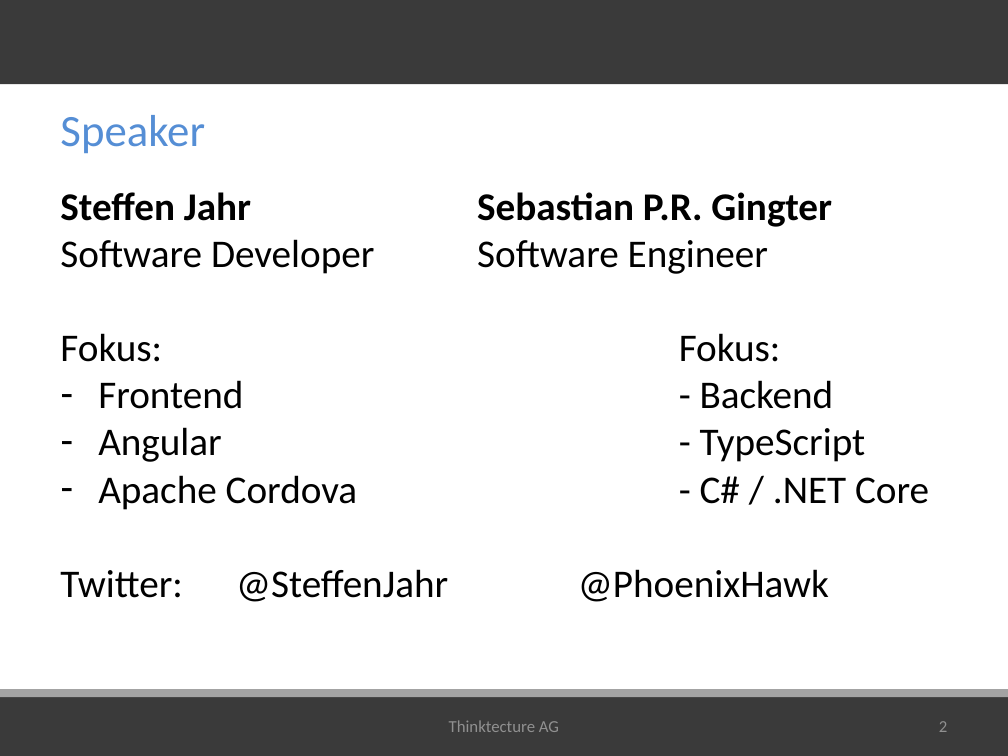
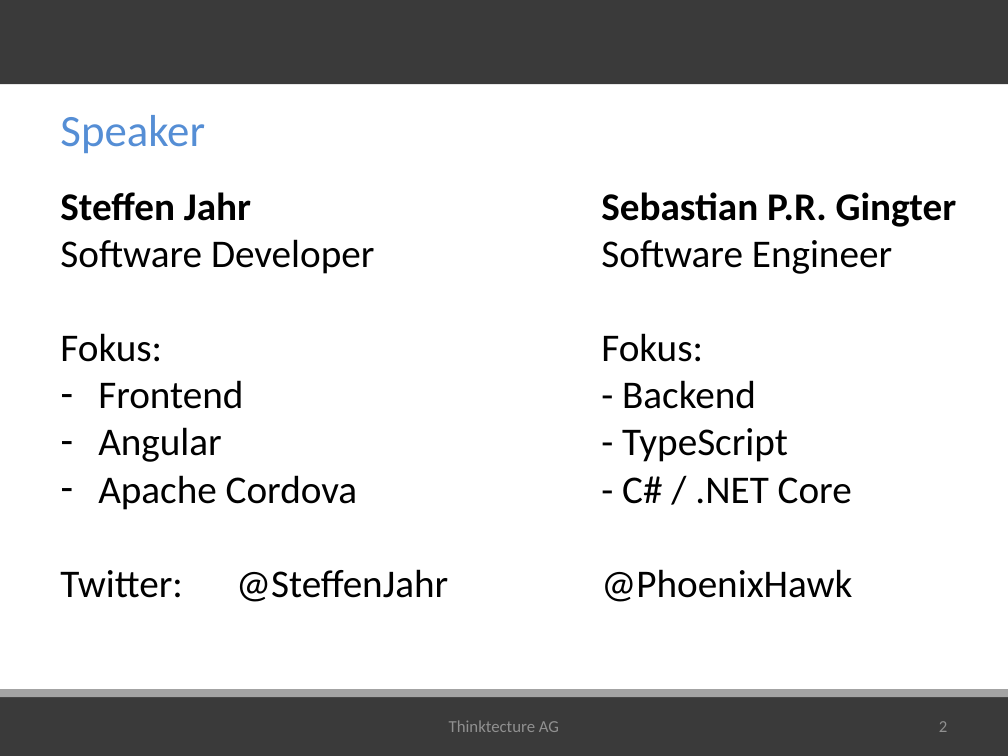
Before and after one commit to thinktecture/hackschool-crossplatform, a slide deck: slide 2 of Hackschool.pptx. Drawn at 1008x756 pixels with LibreOffice and Linux fonts; fonts in the diff are those of the drawing; background and template pictures are left out. Boxes give left, top, right and bottom in pixels: in the first picture for what was removed or moved away, otherwise in the second. Text is boxed around its words. In the diff, an @@ line names an element or a change of style, - is before the commit and + after.

Commit message:
Little ppt update

```diff
--- a/Hackschool.pptx
+++ b/Hackschool.pptx
@@ text "Sebastian P.R. Gingter" rewrapped from [477,192,929,602] to [601,192,957,602] @@
```
Also in this commit, not shown: 7 other slides changed, 1 slide removed.
